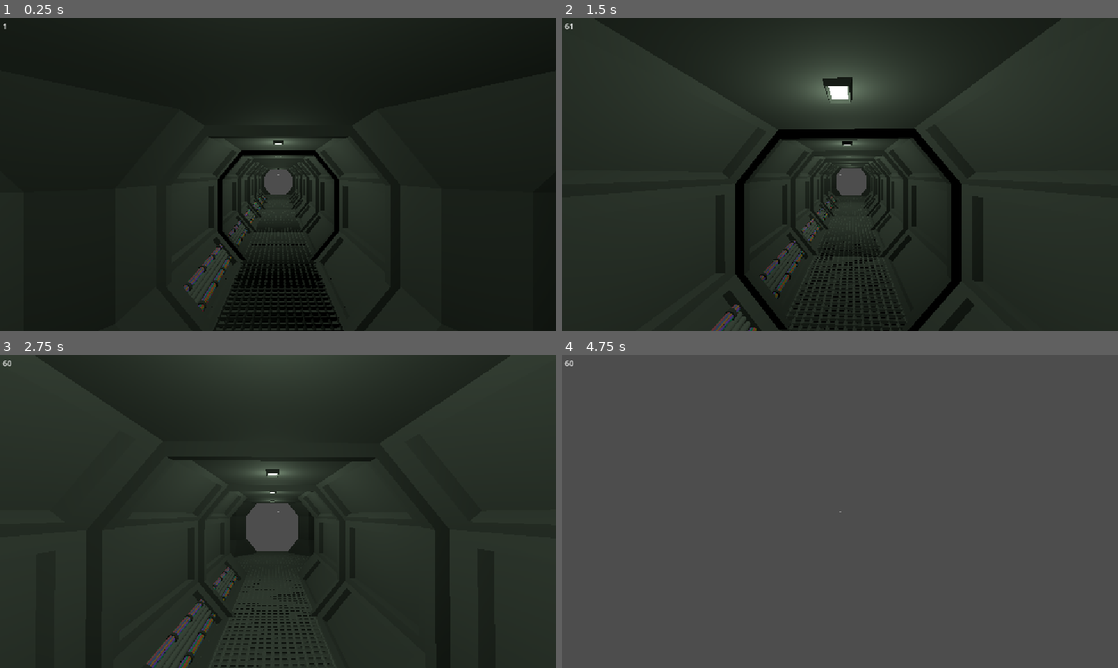
Above: before the commit, frames 1-4 (two rows, left to right).
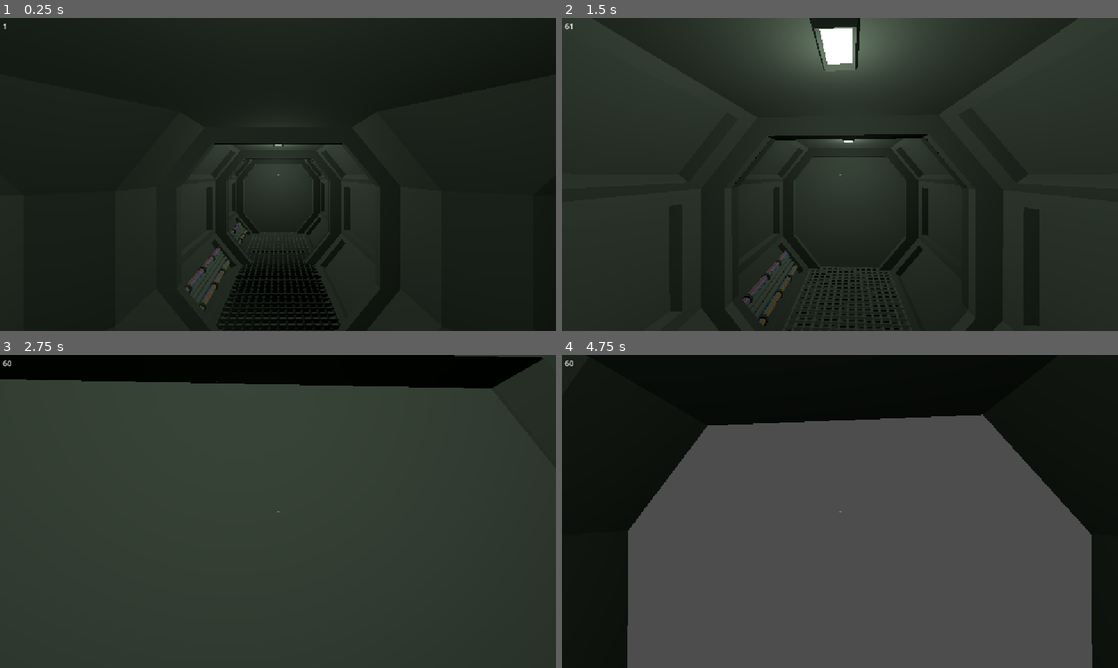
Above: after the commit, the same moments.

Repository: NicheDevelopers/brace-for-impact
Game: Godot game, scene res://src/MapGenerator/parts/corridors/demo/CorridorsDemo.tscn
Same seed, same stepped clock (60 frames per second), same inputs: the game is played once before the commit and once after it. This scene is started directly instead of the project's main scene.
Inputs (mouse positions are in pixels of both pictures, inside the frame that each line leads up to):
- Up to frame 1 (0.25 s): no input
- Up to frame 2 (1.5 s): tap Enter at 0.5 s; move the mouse to (867, 174) at 0.52 s; hold Ctrl (crouch) 0.53-1.28 s; hold W (move_forward) from 0.53 s (still down); tap Space (jump) at 0.77 s; move the mouse to (812, 174) at 1.27 s; tap E (interact) at 1.35 s
- Up to frame 3 (2.75 s): keep holding W (move_forward); tap Space (jump) at 1.52 s; move the mouse to (289, 505) at 2.02 s; hold Shift (sprint) from 2.03 s (still down)
- Up to frame 4 (4.75 s): keep holding W (move_forward); move the mouse to (834, 517) at 2.77 s; release Shift (sprint) at 2.78 s; tap Ctrl (crouch) at 2.85 s; tap Space (jump) at 3.02, 3.77, 4.52 s; move the mouse to (878, 514) at 3.52 s; tap E (interact) at 3.6 s; move the mouse to (795, 508) at 4.27 s; tap Shift (sprint) at 4.35 s

The runs differ from the first frame. In frame 1, 3.7% of the frame differs, in the area x 33-64%, y 38-100%; in frame 2, 11%; in frame 3, 22%; in frame 4, 40%, in the area x 0-100%, y 0-100%.

Commit message:
23: Corridor door system (#30)
* Add door logic, basic door asset

* Remove unused close animation

---------

Co-authored-by: Artur Gulik <artur.gulik@outlook.com>

Diff:
--- a/project.godot
+++ b/project.godot
@@ -18,6 +18,7 @@
 [display]
 
 window/stretch/mode="canvas_items"
+window/dpi/allow_hidpi=false
 
 [input]
 
--- /dev/null
+++ b/scripts/MapGenerator.gd
@@ -0,0 +1 @@
+extends Node
--- a/src/MapGenerator/parts/corridors/Corridor.tscn
+++ b/src/MapGenerator/parts/corridors/Corridor.tscn
@@ -1,9 +1,10 @@
-[gd_scene load_steps=6 format=3 uid="uid://cb8tg12r4rl3x"]
+[gd_scene load_steps=7 format=3 uid="uid://cb8tg12r4rl3x"]
 
 [ext_resource type="PackedScene" uid="uid://tvj55kk7x1qr" path="res://src/MapGenerator/parts/corridors/raw/CorridorStraight/CorridorStraight.tscn" id="1_fgx8y"]
 [ext_resource type="PackedScene" uid="uid://b6ap4p00nbeww" path="res://src/MapGenerator/parts/corridors/raw/CorridorCables/CorridorCables.tscn" id="3_ymrpd"]
 [ext_resource type="PackedScene" uid="uid://d308n4tea1len" path="res://src/MapGenerator/parts/corridors/raw/CorridorPipe/CorridorPipe.tscn" id="4_lbf74"]
 [ext_resource type="PackedScene" uid="uid://cgvvemx4qwiy6" path="res://src/MapGenerator/parts/corridors/raw/CorridorLamp/CorridorLamp.tscn" id="5_8c08p"]
+[ext_resource type="PackedScene" uid="uid://cxhjsevs56uf" path="res://src/MapGenerator/parts/doors/DoorSingle/DoorSingle.tscn" id="6_lbf74"]
 [ext_resource type="PackedScene" uid="uid://rbvof2rvowdb" path="res://src/MapGenerator/parts/corridors/raw/CorridorFloorLarge/CorridorFloorLarge.tscn" id="6_ymrpd"]
 
 [node name="Corridor" type="Node3D"]
@@ -55,3 +56,6 @@
 transform = Transform3D(1, 0, 0, 0, -1, 8.74228e-08, 0, -8.74228e-08, -1, 0, 2.4, 0)
 
 [node name="corridor-floor-large" parent="." instance=ExtResource("6_ymrpd")]
+
+[node name="DoorSingle" parent="." instance=ExtResource("6_lbf74")]
+transform = Transform3D(1, 0, 0, 0, 1, 0, 0, 0, 1, 0, 0.2, -2)
--- a/src/MapGenerator/parts/corridors/demo/CorridorsDemo.tscn
+++ b/src/MapGenerator/parts/corridors/demo/CorridorsDemo.tscn
@@ -9,7 +9,7 @@
 [node name="CorridorsDemo" type="Node3D"]
 
 [node name="Player" parent="." instance=ExtResource("1_qaj51")]
-transform = Transform3D(1, 0, 0, 0, 1, 0, 0, 0, 1, 0, 1.2, 0)
+transform = Transform3D(1, 0, 0, 0, 1, 0, 0, 0, 1, 0, 1.2174, 0)
 
 [node name="Map" type="Node3D" parent="."]
 
--- /dev/null
+++ b/src/MapGenerator/parts/doors/DoorSingle/DoorSingle.tscn
@@ -0,0 +1,86 @@
+[gd_scene load_steps=10 format=3 uid="uid://cxhjsevs56uf"]
+
+[ext_resource type="PackedScene" uid="uid://boxtwod7j2pa5" path="res://src/MapGenerator/parts/doors/DoorSingle/model/door-single.glb" id="1_0isvo"]
+[ext_resource type="Script" uid="uid://dlyw1vjva6sba" path="res://src/MapGenerator/parts/doors/DoorSingle/door_single.gd" id="2_ksdk8"]
+
+[sub_resource type="StandardMaterial3D" id="StandardMaterial3D_0isvo"]
+albedo_color = Color(0.408329, 0.408329, 0.408329, 1)
+
+[sub_resource type="BoxShape3D" id="BoxShape3D_ksdk8"]
+size = Vector3(2.17487, 2.10736, 0.15004)
+
+[sub_resource type="Animation" id="Animation_m2m2s"]
+length = 0.001
+tracks/0/type = "value"
+tracks/0/imported = false
+tracks/0/enabled = true
+tracks/0/path = NodePath("Door:position")
+tracks/0/interp = 1
+tracks/0/loop_wrap = true
+tracks/0/keys = {
+"times": PackedFloat32Array(0),
+"transitions": PackedFloat32Array(1),
+"update": 0,
+"values": [Vector3(0, 0, 0)]
+}
+
+[sub_resource type="Animation" id="Animation_ksdk8"]
+resource_name = "open"
+tracks/0/type = "value"
+tracks/0/imported = false
+tracks/0/enabled = true
+tracks/0/path = NodePath("Door:position")
+tracks/0/interp = 1
+tracks/0/loop_wrap = false
+tracks/0/keys = {
+"times": PackedFloat32Array(0, 1),
+"transitions": PackedFloat32Array(-2, 1),
+"update": 0,
+"values": [Vector3(0, 0, 0), Vector3(0, 2, 0)]
+}
+
+[sub_resource type="AnimationLibrary" id="AnimationLibrary_igyde"]
+_data = {
+&"RESET": SubResource("Animation_m2m2s"),
+&"open": SubResource("Animation_ksdk8")
+}
+
+[sub_resource type="BoxShape3D" id="BoxShape3D_m2m2s"]
+size = Vector3(2, 6, 2)
+
+[sub_resource type="BoxShape3D" id="BoxShape3D_dydsw"]
+size = Vector3(4, 2.5, 2)
+
+[node name="DoorSingle" instance=ExtResource("1_0isvo")]
+script = ExtResource("2_ksdk8")
+
+[node name="Door" parent="." index="0"]
+surface_material_override/0 = SubResource("StandardMaterial3D_0isvo")
+
+[node name="StaticBody3D" type="StaticBody3D" parent="Door" index="0"]
+
+[node name="CollisionShape3D" type="CollisionShape3D" parent="Door/StaticBody3D" index="0"]
+transform = Transform3D(1, 0, 0, 0, 1, 0, 0, 0, 1, -0.00283813, 1.05167, -0.0447006)
+shape = SubResource("BoxShape3D_ksdk8")
+
+[node name="AnimationPlayer" type="AnimationPlayer" parent="." index="1"]
+libraries = {
+&"": SubResource("AnimationLibrary_igyde")
+}
+
+[node name="DetectionArea" type="Area3D" parent="." index="2"]
+
+[node name="CollisionShape3D" type="CollisionShape3D" parent="DetectionArea" index="0"]
+transform = Transform3D(1, 0, 0, 0, -4.37114e-08, 1, 0, -1, -4.37114e-08, 0, 1, 0)
+shape = SubResource("BoxShape3D_m2m2s")
+
+[node name="CollisionShape3D2" type="CollisionShape3D" parent="DetectionArea" index="1"]
+transform = Transform3D(1, 0, 0, 0, -4.37114e-08, 1, 0, -1, -4.37114e-08, 0, 1, 1.75)
+shape = SubResource("BoxShape3D_dydsw")
+
+[node name="CollisionShape3D3" type="CollisionShape3D" parent="DetectionArea" index="2"]
+transform = Transform3D(1, 0, 0, 0, -4.37114e-08, 1, 0, -1, -4.37114e-08, 0, 1, -1.75)
+shape = SubResource("BoxShape3D_dydsw")
+
+[connection signal="body_entered" from="DetectionArea" to="." method="_on_detection_area_body_entered"]
+[connection signal="body_exited" from="DetectionArea" to="." method="_on_detection_area_body_exited"]
--- /dev/null
+++ b/src/MapGenerator/parts/doors/DoorSingle/door_single.gd
@@ -0,0 +1,22 @@
+extends Node3D
+
+@onready var animation_player = $AnimationPlayer
+@onready var detection_area = $DetectionArea
+
+func _on_detection_area_body_entered(body: Node3D) -> void:
+	if body is not CharacterBody3D:
+		return
+
+	animation_player.speed_scale = 1.5
+
+	if not animation_player.is_playing():
+		animation_player.play("open")
+
+func _on_detection_area_body_exited(body: Node3D) -> void:
+	if body is not CharacterBody3D:
+		return
+
+	animation_player.speed_scale = -1.5
+
+	if not animation_player.is_playing():
+		animation_player.play("open", -1.0, 1.5, true)
--- /dev/null
+++ b/src/MapGenerator/parts/doors/demo/DoorsDemo.tscn
@@ -0,0 +1,38 @@
+[gd_scene load_steps=7 format=3 uid="uid://chx8l2refhj03"]
+
+[ext_resource type="PackedScene" uid="uid://v1af140jq2of" path="res://src/Player/Player.tscn" id="1_q3n3o"]
+[ext_resource type="PackedScene" uid="uid://cxhjsevs56uf" path="res://src/MapGenerator/parts/doors/DoorSingle/DoorSingle.tscn" id="2_x52ap"]
+
+[sub_resource type="ProceduralSkyMaterial" id="ProceduralSkyMaterial_q3n3o"]
+sky_horizon_color = Color(0.662243, 0.671743, 0.686743, 1)
+ground_horizon_color = Color(0.662243, 0.671743, 0.686743, 1)
+
+[sub_resource type="Sky" id="Sky_x52ap"]
+sky_material = SubResource("ProceduralSkyMaterial_q3n3o")
+
+[sub_resource type="Environment" id="Environment_kxp3i"]
+background_mode = 2
+sky = SubResource("Sky_x52ap")
+tonemap_mode = 2
+glow_enabled = true
+
+[sub_resource type="PlaneMesh" id="PlaneMesh_ju4bx"]
+size = Vector2(20, 20)
+
+[node name="DoorsDemo" type="Node3D"]
+
+[node name="WorldEnvironment" type="WorldEnvironment" parent="."]
+environment = SubResource("Environment_kxp3i")
+
+[node name="DirectionalLight3D" type="DirectionalLight3D" parent="."]
+transform = Transform3D(-0.866023, -0.433016, 0.250001, 0, 0.499998, 0.866027, -0.500003, 0.749999, -0.43301, 0, 0, 0)
+shadow_enabled = true
+
+[node name="MeshInstance3D" type="MeshInstance3D" parent="."]
+mesh = SubResource("PlaneMesh_ju4bx")
+
+[node name="Player" parent="." instance=ExtResource("1_q3n3o")]
+transform = Transform3D(1, 0, 0, 0, 1, 0, 0, 0, 1, 0, 1, 5)
+
+[node name="DoorSingle" parent="." instance=ExtResource("2_x52ap")]
+transform = Transform3D(1, 0, 0, 0, 1, 0, 0, 0, 1, 5, 0, -3)
--- a/src/Player/Player.tscn
+++ b/src/Player/Player.tscn
@@ -19,6 +19,7 @@
 shape = SubResource("ConvexPolygonShape3D_jouo0")
 
 [node name="TwistPivot" type="Node3D" parent="."]
+transform = Transform3D(1, 0, 0, 0, 1, 0, 0, 0, 1, 0, -0.211028, 0)
 
 [node name="PitchPivot" type="Node3D" parent="TwistPivot"]
 
--- a/src/Player/player.gd
+++ b/src/Player/player.gd
@@ -8,10 +8,10 @@
 
 @export_group("player_properties")
 @export var speed = 4.0
-@export var acceleration = 8.0
+@export var acceleration = 80.0
 @export var sprint_speed_multiplier = 2.0
 @export var crouch_speed_multiplier = 0.5
-@export var acceleration_loss = 4.0
+@export var acceleration_loss = 50.0
 # placeholder values correct for the default pill-shaped model
 # TODO: change these values to be correct for the target player model
 @export var standing_height = 0.7
@@ -68,9 +68,9 @@
 	var velocity_2d = Vector2.ZERO
 	velocity_2d.x = velocity.x
 	velocity_2d.y = velocity.z
-	print("Velocity 2D:", velocity_2d)
-	print("Mapped input:", mapped_input)
-	print("Direction:", direction.x, " ", direction.z)
+	#print("Velocity 2D:", velocity_2d)
+	#print("Mapped input:", mapped_input)
+	#print("Direction:", direction.x, " ", direction.z)
 	current_direction = map_direction(velocity_2d)
 	# works only for no tilt
 	#if current_direction[0] != mapped_input[0]:
--- /dev/null
+++ b/src/common/Interactable/demo/box.gd
@@ -0,0 +1 @@
+extends Interactable
--- /dev/null
+++ b/src/common/Interactable/demo/box.tscn
@@ -0,0 +1,6 @@
+[gd_scene load_steps=2 format=3 uid="uid://c1v4nho7low4e"]
+
+[ext_resource type="Script" uid="uid://cdhpd25a85r07" path="res://src/common/Interactable/demo/box.gd" id="1_s0opi"]
+
+[node name="Box" type="StaticBody3D"]
+script = ExtResource("1_s0opi")
Not shown, added: scripts/MapGenerator.gd.uid
Binary file changed: src/MapGenerator/parts/corridors/raw/CorridorStraight/model/corridor.glb
Not shown, added: src/MapGenerator/parts/doors/DoorSingle/door_single.gd.uid
Not shown, added: src/MapGenerator/parts/doors/DoorSingle/model/door-single.blend.import
Binary file added: src/MapGenerator/parts/doors/DoorSingle/model/door-single.glb
Not shown, added: src/MapGenerator/parts/doors/DoorSingle/model/door-single.glb.import
Not shown, added: src/common/Interactable/demo/box.gd.uid
Not shown, changed: .gitignore
Not shown, added: addons/godot-git-plugin/win64/~libgit_plugin.windows.editor.x86_64.dll
Not shown, changed: src/MapGenerator/parts/corridors/raw/CorridorStraight/model/corridor.blend
Not shown, added: src/MapGenerator/parts/doors/DoorSingle/model/door-single.blend
